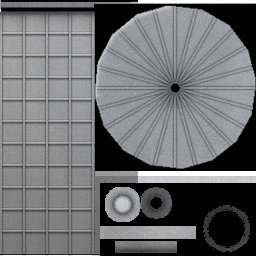
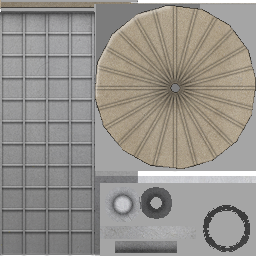
Comparing the layer stacks of the two (256, 256) images. Changes:
removed layer "Layer 13" (was multiply) over [left=101, top=185, right=141, bottom=225]
added layer "Layer 18" above "Layer 4" over [left=0, top=0, right=256, bottom=256]
painted on "Layer 4" over [left=105, top=187, right=141, bottom=222]
added layer "Layer 19" (overlay, 30%) above "Layer 10" over [left=0, top=0, right=256, bottom=243]
painted on "Layer 10" over [left=0, top=0, right=256, bottom=170]
